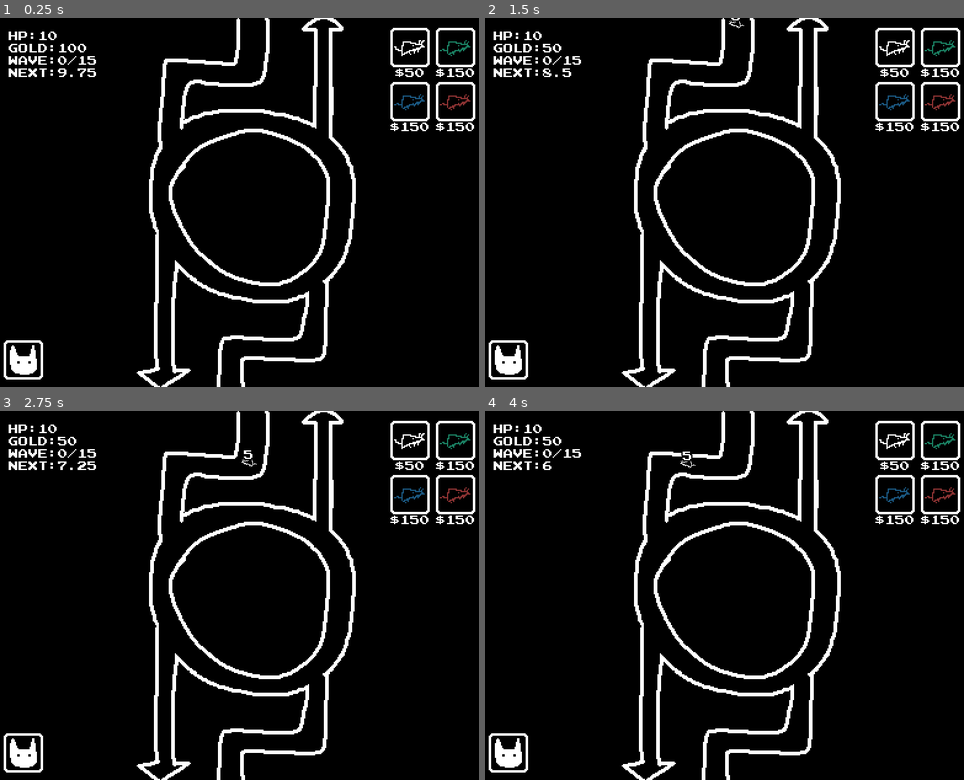
Above: before the commit, frames 1-4 (two rows, left to right).
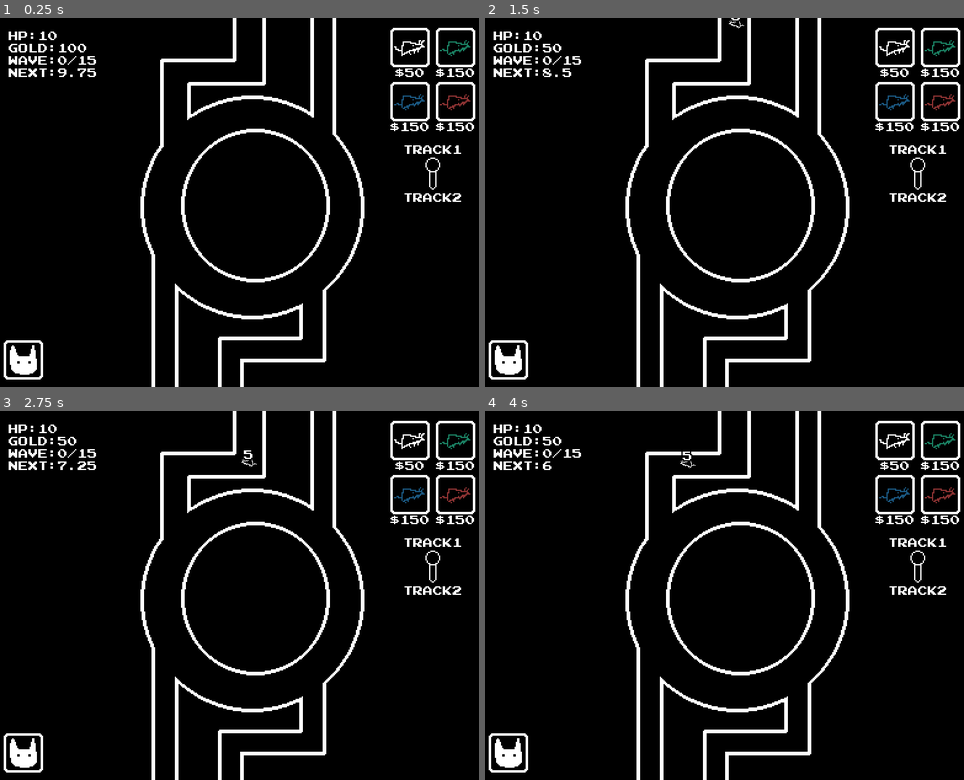
Above: after the commit, the same moments.

Repository: andymjchang/gmtk-2023
Game: Godot game, scene res://Scenes/Main.tscn
Two runs of this game, one before a commit and one after it. Both use one fixed random seed, a clock stepped at 60 frames per second and the inputs below.
Inputs (mouse positions are in pixels of both pictures, inside the frame that each line leads up to):
- Up to frame 1 (0.25 s): no input
- Up to frame 2 (1.5 s): tap Enter at 0.5 s; move the mouse to (508, 361) at 0.52 s; click (508, 361) at 0.6 s; tap Space at 1.25 s; move the mouse to (896, 47) at 1.27 s; click (896, 47) at 1.35 s
- Up to frame 3 (2.75 s): move the mouse to (455, 440) at 2.02 s; click (455, 440) at 2.1 s
- Up to frame 4 (4 s): move the mouse to (896, 495) at 2.77 s; click (896, 495) at 2.85 s; move the mouse to (940, 495) at 3.52 s; click (940, 495) at 3.6 s

The runs differ from the first frame. In frame 1, 6.8% of the frame differs, in the area x 28-97%, y 0-100%; in frame 2, 6.8%; in frame 3, 6.8%; in frame 4, 6.8%.

Commit message:
remade paths and path art

Diff:
--- a/Scenes/Main.gd
+++ b/Scenes/Main.gd
@@ -1,6 +1,7 @@
 extends Node2D
 
 var unitScene = preload("res://Objects/TestUnit.tscn")
+onready var toggleNode = get_node("PlacementDetectorGroup/Toggle")
 var enemyHP := 10
 var playerGold := 100
 var currentWave := 0
@@ -56,3 +57,10 @@
 	place_unit($Track1, 150)
 func _on_RatButton4_pressed():
 	place_unit($Track1, 150)
+
+func _on_ToggleArea2D_input_event(_viewport, _event, _shape_idx):
+	if Input.is_action_just_pressed("mouse_left"):
+		if toggleNode.frame == 0:
+			toggleNode.frame = 1
+		else:
+			toggleNode.frame = 0
--- a/Scenes/Main.tscn
+++ b/Scenes/Main.tscn
@@ -8,6 +8,10 @@
 [ext_resource path="res://Assets/placeholder_object_sheet.png" type="Texture" id=6]
 [ext_resource path="res://Assets/placeholder_object2.png" type="Texture" id=7]
 [ext_resource path="res://Resources/default_font.tres" type="DynamicFont" id=8]
+[ext_resource path="res://Assets/toggle.png" type="Texture" id=9]
+
+[sub_resource type="RectangleShape2D" id=3]
+extents = Vector2( 7.5, 14.5 )
 
 [sub_resource type="Curve2D" id=1]
 _data = {
@@ -18,6 +22,9 @@
 _data = {
 "points": PoolVector2Array( 0, 0, 0, 0, 141, 300, 0, 0, 0, 0, 141, 269, 0, 0, 0, 0, 208, 269, 0, 0, 0, 0, 209, 209, 0,  …(486 unchanged characters)…
 }
+
+[sub_resource type="RectangleShape2D" id=4]
+extents = Vector2( 50, 50 )
 
 [node name="Main" type="Node2D" groups=["MainNode"]]
 position = Vector2( 50, 0 )
@@ -113,6 +120,39 @@
 bbcode_text = "[center]$150[center]"
 text = "$150"
 
+[node name="Toggle" type="Sprite" parent="PlacementDetectorGroup"]
+position = Vector2( 304.5, 127.5 )
+texture = ExtResource( 9 )
+hframes = 2
+
+[node name="Track1Label" type="RichTextLabel" parent="PlacementDetectorGroup/Toggle"]
+margin_left = -34.5
+margin_top = -24.5
+margin_right = 35.5
+margin_bottom = 67.5
+mouse_filter = 2
+custom_fonts/normal_font = ExtResource( 8 )
+bbcode_enabled = true
+bbcode_text = "[center]TRACK1[center]"
+text = "TRACK1"
+
+[node name="Track2Label" type="RichTextLabel" parent="PlacementDetectorGroup/Toggle"]
+margin_left = -34.5
+margin_top = 13.5
+margin_right = 35.5
+margin_bottom = 105.5
+mouse_filter = 2
+custom_fonts/normal_font = ExtResource( 8 )
+bbcode_enabled = true
+bbcode_text = "[center]TRACK2[center]"
+text = "TRACK2"
+
+[node name="ToggleArea2D" type="Area2D" parent="PlacementDetectorGroup/Toggle"]
+
+[node name="CollisionShape2D" type="CollisionShape2D" parent="PlacementDetectorGroup/Toggle/ToggleArea2D"]
+position = Vector2( 0, -1 )
+shape = SubResource( 3 )
+
 [node name="EnemyUnits" type="Node2D" parent="."]
 
 [node name="PrefabTest" parent="EnemyUnits" instance=ExtResource( 2 )]
@@ -173,8 +213,13 @@
 wait_time = 10.0
 autostart = true
 
+[node name="CollisionShape2D" type="CollisionShape2D" parent="."]
+position = Vector2( 3, 148 )
+shape = SubResource( 4 )
+
 [connection signal="pressed" from="PlacementDetectorGroup/RatButton1" to="." method="_on_RatButton1_pressed"]
 [connection signal="pressed" from="PlacementDetectorGroup/RatButton2" to="." method="_on_RatButton2_pressed"]
 [connection signal="pressed" from="PlacementDetectorGroup/RatBuutton3" to="." method="_on_RatBuutton3_pressed"]
 [connection signal="pressed" from="PlacementDetectorGroup/RatButton4" to="." method="_on_RatButton4_pressed"]
+[connection signal="input_event" from="PlacementDetectorGroup/Toggle/ToggleArea2D" to="." method="_on_ToggleArea2D_input_event"]
 [connection signal="timeout" from="WaveTimer" to="." method="_on_WaveTimer_timeout"]
Binary file changed: Assets/placeholder_bg.png
Not shown: 1 places in Scenes/Main.tscn that only renumber resources
